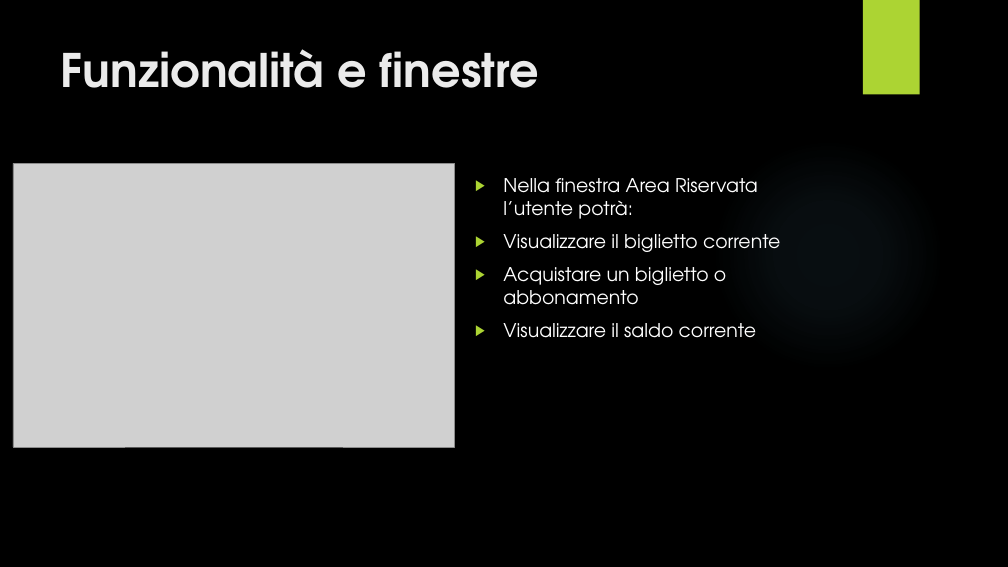
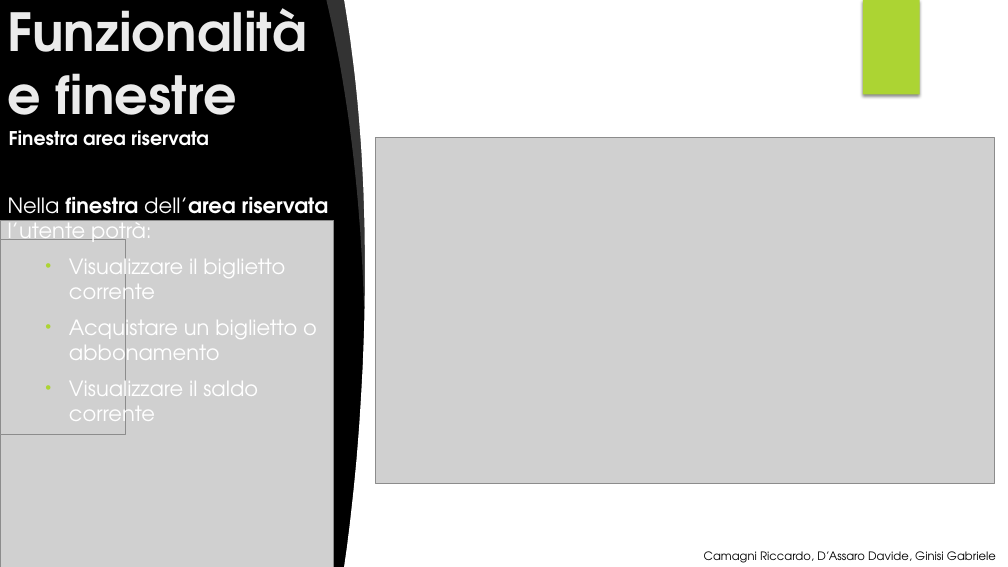
Before and after one commit to DanieleRonco/ProgettoJAItalia, a slide deck: slide 9 of Esposizione/Presentazione PPT.pptx. Drawn at 1008x567 pixels with LibreOffice and Linux fonts; fonts in the diff are those of the drawing; grey boxes stand for pictures; background and template pictures are left out. Boxes give left, top, right and bottom in pixels: in the first picture for what was removed or moved away, otherwise in the second. Text is boxed around its words. In the diff, an @@ line names an element or a change of style, - is before the commit and + after.

```diff
--- a/Esposizione/Presentazione PPT.pptx
+++ b/Esposizione/Presentazione PPT.pptx
@@ text "Funzionalità e finestre": place and size @@
-text "Funzionalità e finestre" at [61,49,539,88]
+text "Funzionalità e finestre" at [8,8,307,136]
@@ text "Funzionalità e finestre" at [8,8,307,136]: size 44 to 50 pt; vertical alignment top to bottom @@
@@ freeform shape added at [327,0,373,307], fill #FFFFFF at 20% opacity @@
@@ freeform shape added at [344,0,456,567], fill #FFFFFF @@
@@ rectangle added at [383,0,1008,567], fill #FFFFFF @@
@@ picture added at [662,0,794,95] @@
@@ rectangle removed at [863,0,920,95] @@
@@ rectangle added at [863,0,920,95], fill #ACD433 @@
@@ text added at [9,130,209,146], 18 pt, text #FFFFFF, bold @@
+Finestra area riservata
@@ picture: place and size @@
-picture at [13,163,454,447]
+picture at [375,137,994,483]
@@ ellipse removed at [712,138,944,371] @@
@@ text "Nella finestra dell’area riservata l’utente ...": place and size @@
-text "Nella finestra dell’area riservata l’utente ..." at [503,178,780,338]
+text "Nella finestra dell’area riservata l’utente ..." at [8,197,329,431]
@@ text at [8,197,329,248]: text changed; size 18 to 20 pt @@
-▶ Nella finestra Area Riservata l’utente potrà:
+Nella finestra dell’area riservata l’utente potrà:
@@ picture added at [0,221,333,567] @@
@@ picture added at [0,239,126,435] @@
@@ text at [69,252,317,431]: size 18 to 20 pt in "Visualizzare il biglietto corrente", "Acquistare un biglietto o abbonamento", "Visualizzare il saldo corrente"; bullet ▶ to •; list level 1 to 2 in "Visualizzare il biglietto corrente"; list level 1 to 2 in "Acquistare un biglietto o abbonamento"; list level 1 to 2 in "Visualizzare il saldo corrente" @@
@@ picture added at [712,504,794,567] @@
@@ text added at [704,551,996,563], 11 pt, text #000000 @@
+Camagni Riccardo, D’Assaro Davide, Ginisi Gabriele
```
Also in this commit, not shown: 3 other slides changed, 3 other files.
